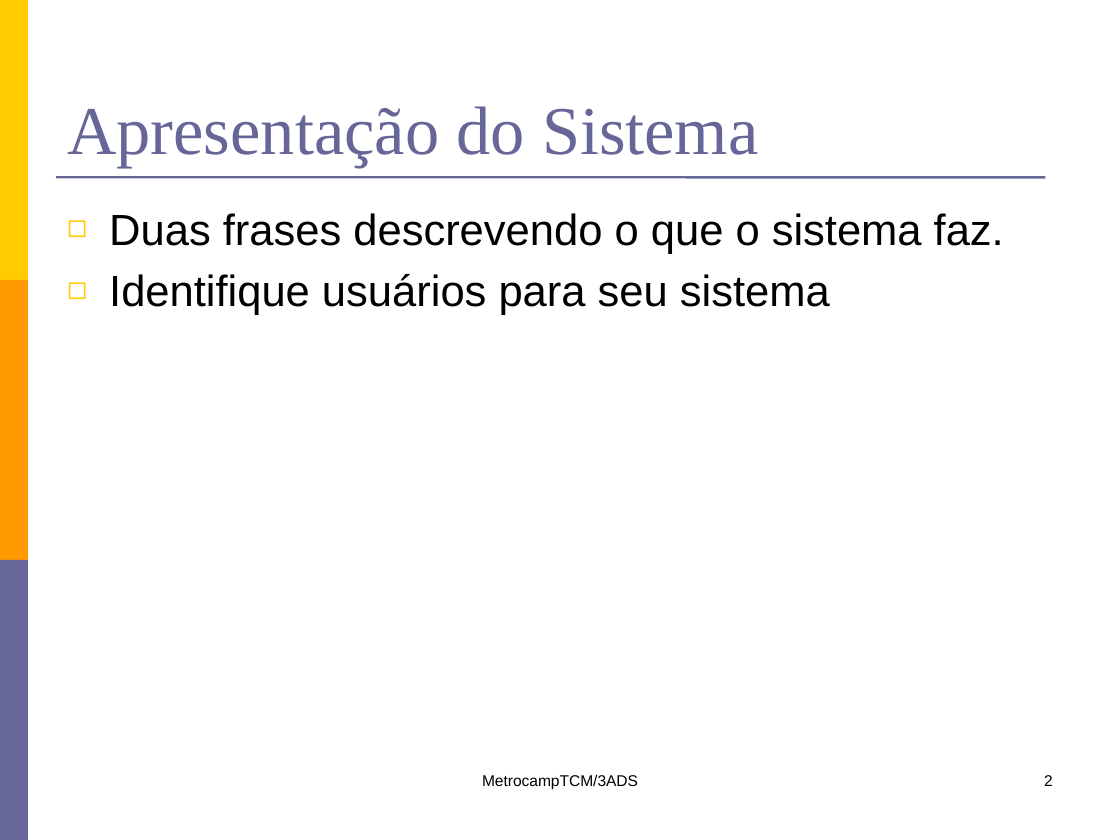
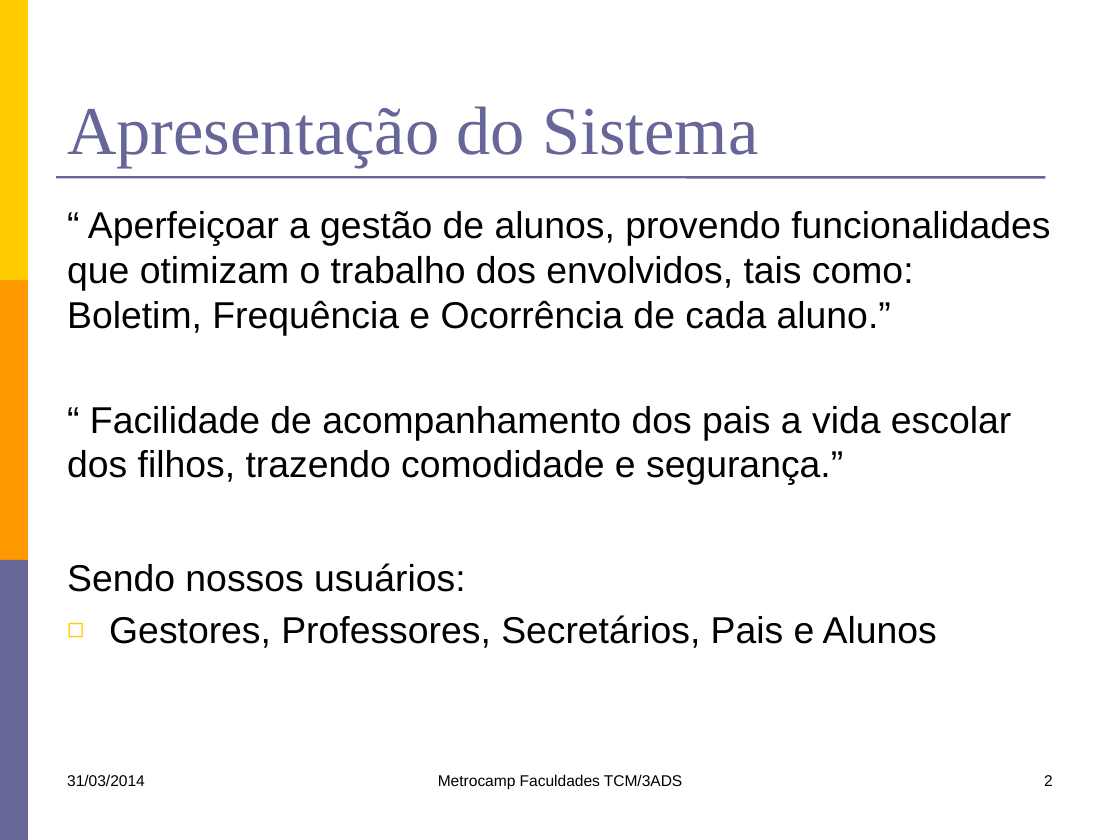
Before and after one commit to lfernandobra/pi5g1s14, a slide deck: slide 2 of documentacao/G5_Apresentacao1sem2014.pptx. Drawn at 1120x840 pixels with LibreOffice and Linux fonts; fonts in the diff are those of the drawing. Boxes give left, top, right and bottom in pixels: in the first picture for what was removed or moved away, otherwise in the second. Text is boxed around its words. In the diff, an @@ line names an element or a change of style, - is before the commit and + after.

```diff
--- a/documentacao/G5_Apresentacao1sem2014.pptx
+++ b/documentacao/G5_Apresentacao1sem2014.pptx
@@ text at (67, 211, 1050, 648): text changed; size 28 to 24 pt @@
-◻ Duas frases descrevendo o que o sistema faz.
-◻ Identifique usuários para seu sistema
+“ Aperfeiçoar a gestão de alunos, provendo funcionalidades que otimizam o trabalho dos envolvidos, tais como: Boletim, Frequência e Ocorrência de cada aluno.”
+“ Facilidade de acompanhamento dos pais a vida escolar dos filhos, trazendo comodidade e segurança.”
+Sendo nossos usuários:
+◻ Gestores, Professores, Secretários, Pais e Alunos
@@ text added at (67, 774, 145, 786), 10 pt, text #000000 @@
+31/03/2014
@@ text at (438, 774, 682, 789): text changed @@
-MetrocampTCM/3ADS
+Metrocamp Faculdades TCM/3ADS
```
Also in this commit, not shown: 2 other slides changed, 1 slide added, 2 slides removed.
